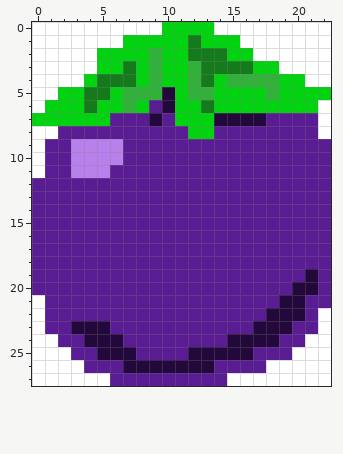
One commit to this pixel-art sprite: assets/Plum.png. The picture above was drawn from the file before the commit.
The file is 23x28 pixels.
After:
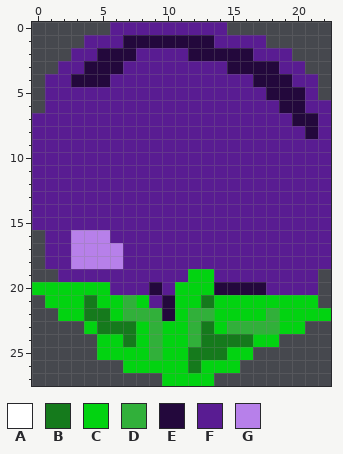
Palette (. is transparent): A #ffffff  B #157a1c  C #02d311  D #31b03a  E #23083c  F #591c92  G #b780ea
From old to new:
Changed rows in their new state; - is an unchanged pixel.
first column x 0:
 0 ......FFFFFFFFF........
 1 ....FFFEEEEEEEFFFF.....
 2 ...FFEEEFFFFEEEEEFFF...
 3 ..FFEEEFFFFFFFFEEEEFF..
 4 .FFEEEFFFFFFFFFFFEEEFF.
 5 .FFFFFFFFFFFFFFFFFEEEF.
 6 .FFFFFFFF-FFFFFFFFFEEFF
 7 FFFFFF---F-FFFFFFF--EEF
 8 FF----------FF-------EF
 9 F--FFFF----------------
10 F--FFFF----------------
11 F--FFF-----------------
first column x 0:
16 .--GGG-----------------
17 .--GGGG----------------
18 .--GGGG----------------
19 ..----------CC-------F.
20 CCCCCC---E-CCCEEEE--FF.
21 .CCCBCCDC-ECCBCCCCCCCC.
22 ..CCBBCDDDECDDCCCCDCCCC
23 ....CBBBCDCCDBCDDDDCC..
24 .....CCBCDCCDBBBBCC....
25 .....CCCCDCCBBBCC......
26 .......CCCCCBCCC.......
27 ..........CCCC.........
Changed places in both pictures, as pixel boxes (x1, y1, x2, y2):
changed: (32, 22, 331, 178)
changed: (32, 230, 331, 386)
